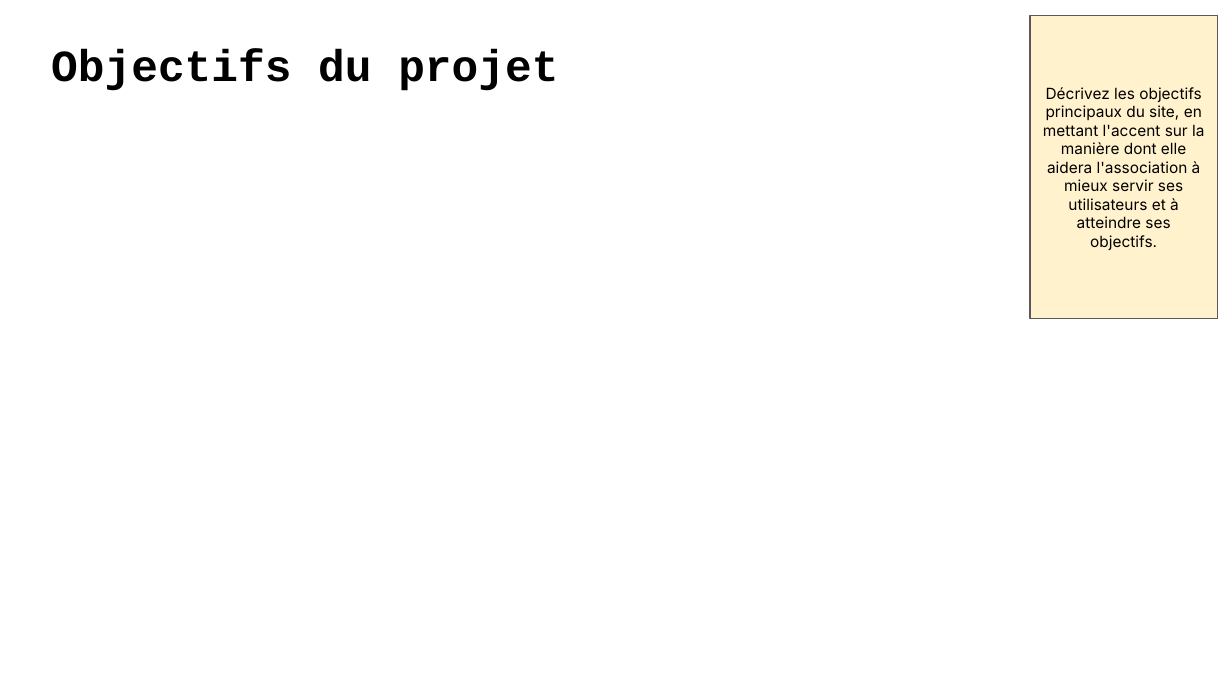
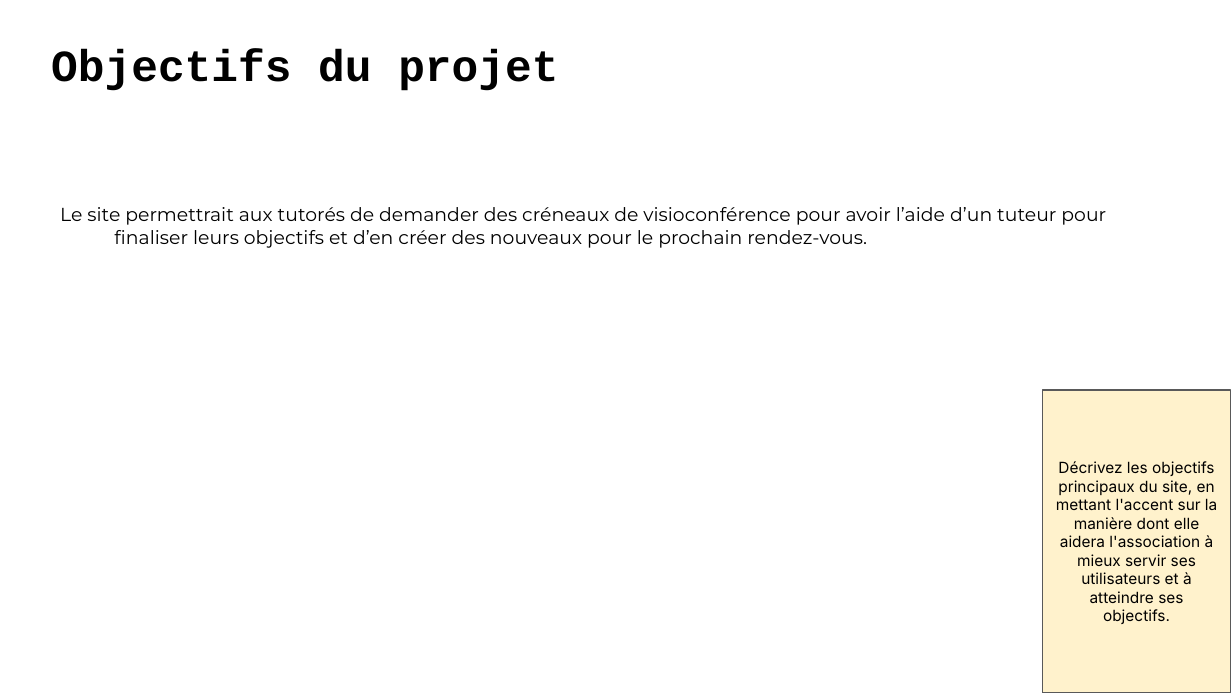
Before and after one commit to LuDetling/Avenirs, a slide deck: slide 4 of Presentation+P9+-+DA+-+Avenirs.odp. Drawn at 1232x693 pixels with LibreOffice and Linux fonts; fonts in the diff are those of the drawing. Boxes give left, top, right and bottom in pixels: in the first picture for what was removed or moved away, otherwise in the second. Text is boxed around its words. In the diff, an @@ line names an element or a change of style, - is before the commit and + after.

```diff
--- a/Presentation+P9+-+DA+-+Avenirs.odp
+++ b/Presentation+P9+-+DA+-+Avenirs.odp
@@ text added at (60,207,1106,248), 11 pt, text #000000 @@
+Le site permettrait aux tutorés de demander des créneaux de visioconférence pour avoir l’aide d’un tuteur pour finaliser leurs objectifs et d’en créer des nouveaux pour le prochain rendez-vous.
@@ rectangle "Décrivez les objectifs principaux du ...": place and size @@
-rectangle "Décrivez les objectifs principaux du ..." at (1030,16,1217,319)
+rectangle "Décrivez les objectifs principaux du ..." at (1042,391,1230,693)
```
Also in this commit, not shown: 5 other slides changed, 6 other files.
